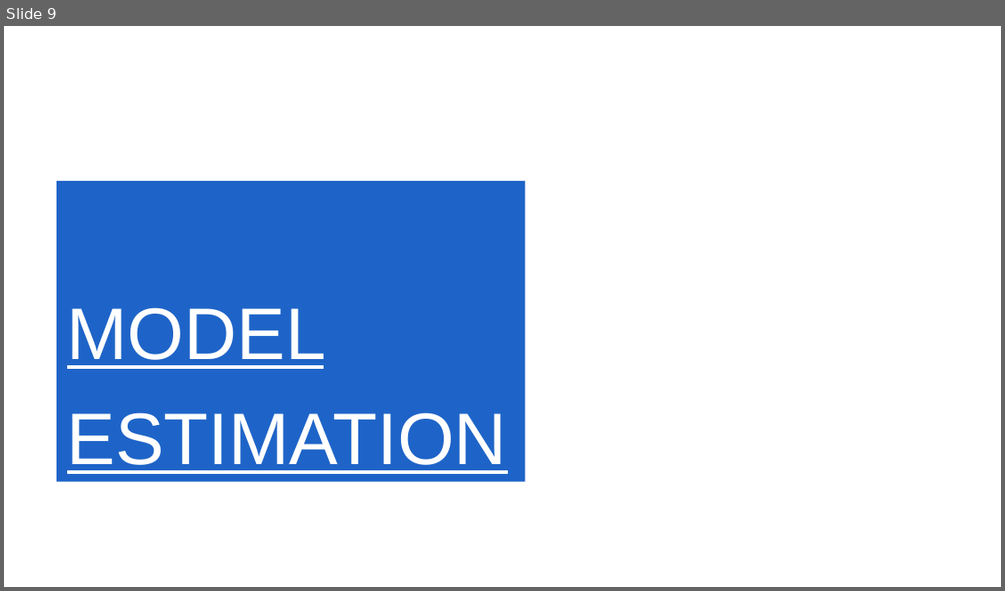
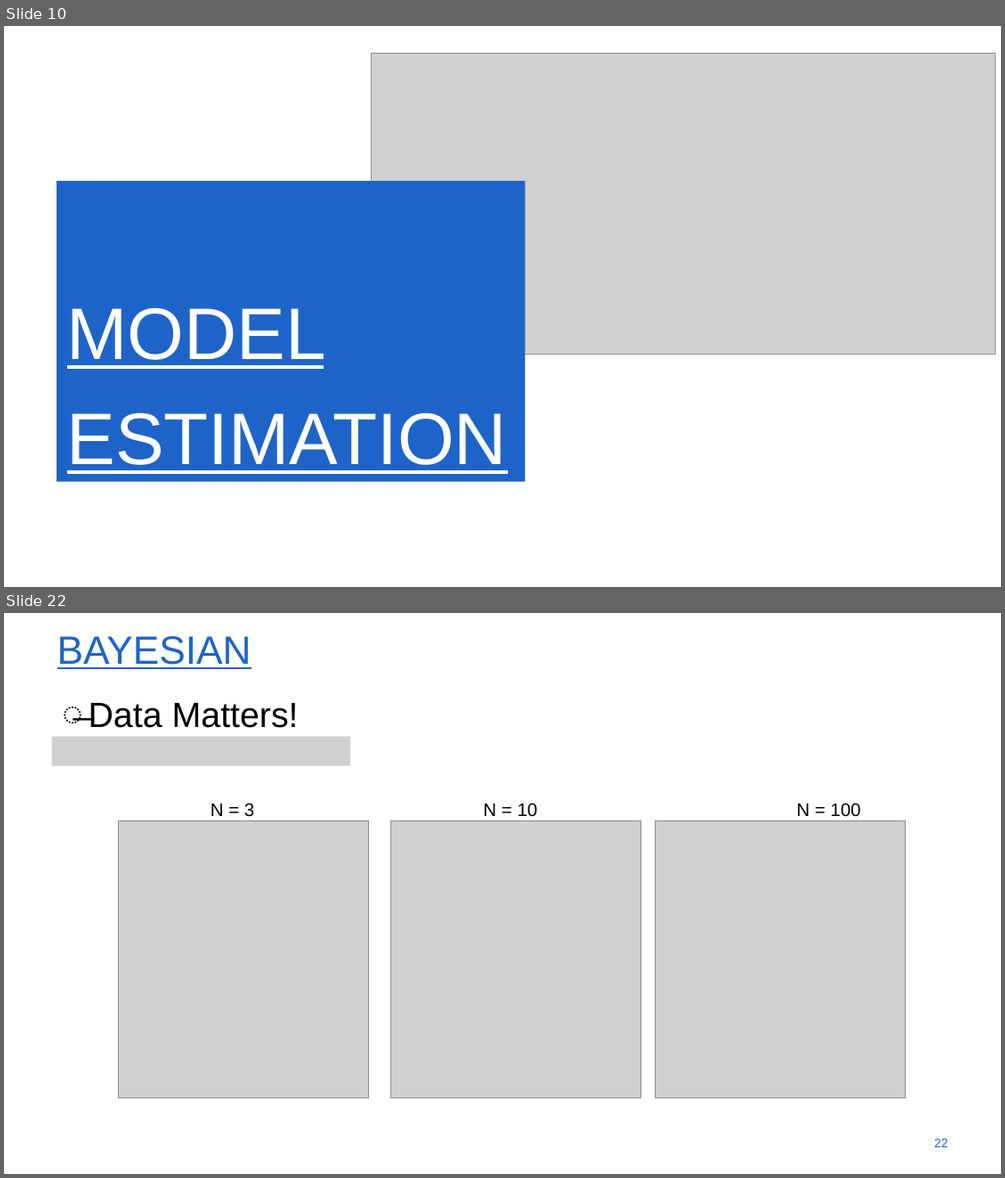
Before and after one commit to SvenWientjes/ModularGraphs-RL, a slide deck: Docs/Hierarchical cognitive modeling and model comparison.pptx. Shown one above the other, each under a label of ours: slide 9 before the commit, slides 10 and 22 after it; the slides between them are not shown. The pictures are 1005x591 and 1005x1178 pixels, drawn with LibreOffice and Linux fonts; fonts in the diff are those of the drawing; grey boxes stand for pictures; background and template pictures are left out. Boxes give left, top, right and bottom in pixels: in the first picture for what was removed or moved away, otherwise in the second. Text is boxed around its words. In the diff, an @@ line names an element or a change of style, - is before the commit and + after.

```diff
--- a/Docs/Hierarchical cognitive modeling and model comparison.pptx
+++ b/Docs/Hierarchical cognitive modeling and model comparison.pptx
@@ slide 22 added at bbox=[4, 613, 1001, 1174], background #FFFFFF @@
@@ title added at bbox=[57, 636, 251, 669], 54 pt, text #1E64C8, underline @@
+BAYESIAN
@@ text added at bbox=[89, 703, 299, 728], 48 pt, text #000000 @@
+̶ Data Matters!
@@ picture added at bbox=[52, 737, 350, 766] @@
@@ picture added at bbox=[118, 820, 368, 1096] @@
@@ text added at bbox=[210, 803, 254, 817], 25 pt, text #000000 @@
+N = 3
@@ picture added at bbox=[391, 820, 641, 1096] @@
@@ text added at bbox=[483, 803, 538, 817], 25 pt, text #000000 @@
+N = 10
@@ picture added at bbox=[655, 820, 905, 1096] @@
@@ text added at bbox=[796, 803, 860, 817], 25 pt, text #000000 @@
+N = 100
@@ page number added at bbox=[934, 1138, 948, 1147], 17.1 pt, text #1E64C8 @@
+22
@@ what was slide 9 is now slide 10 @@
@@ slide 10 changed as well @@
@@ picture added at bbox=[371, 53, 995, 354] @@
```
Also in this commit, not shown: 3 other slides changed, 25 other slides added, 14 other files.
